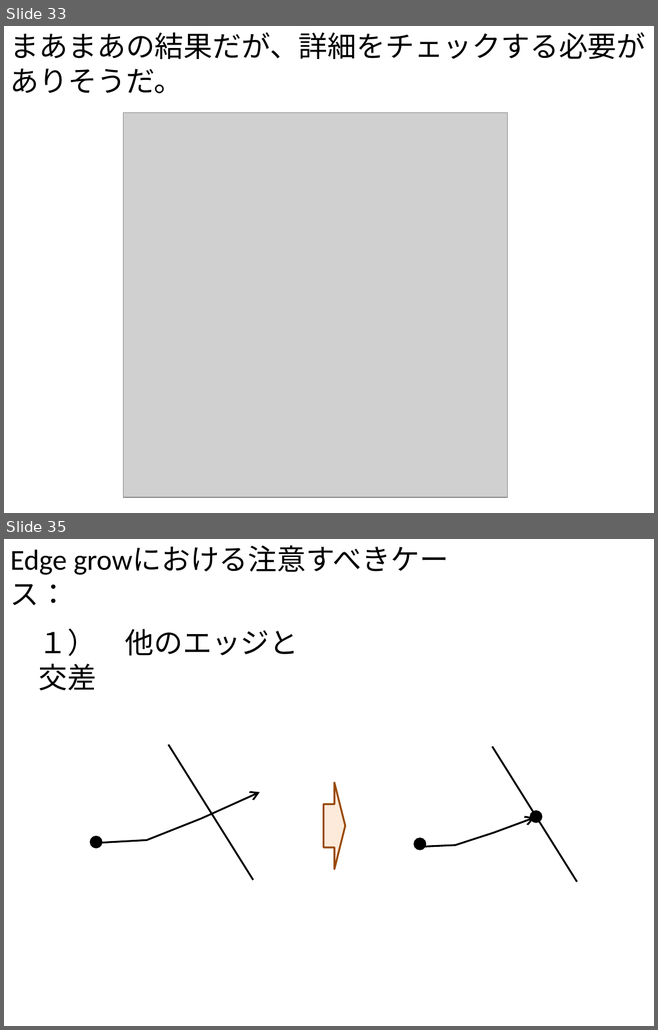
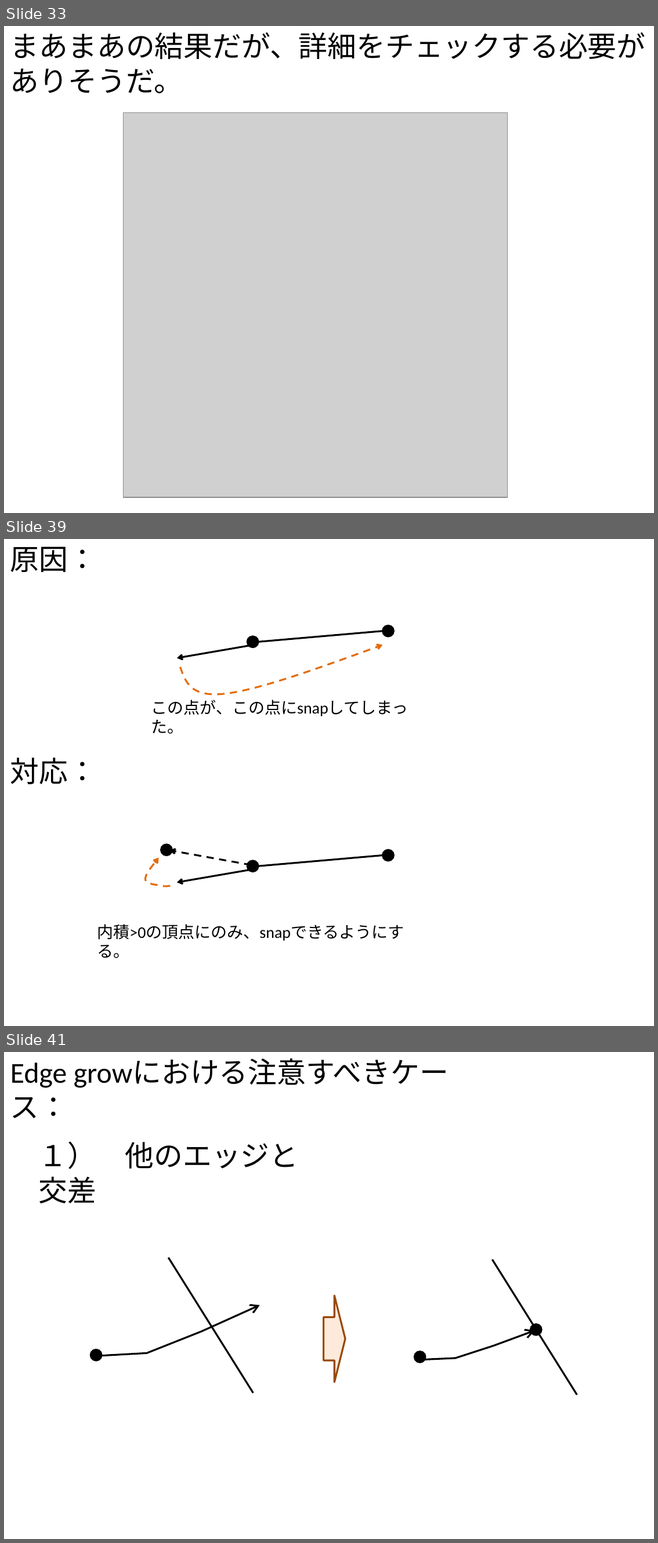
Before and after one commit to gnishida/RoadDesigner, a slide deck: RoadDesigner.pptx. Shown one above the other, each under a label of ours: slides 33 and 35 before the commit, slides 33, 39 and 41 after it; the slides between them are not shown. The pictures are 658x1030 and 658x1543 pixels, drawn with LibreOffice and Linux fonts; fonts in the diff are those of the drawing; grey boxes stand for pictures. Boxes give left, top, right and bottom in pixels: in the first picture for what was removed or moved away, otherwise in the second. Text is boxed around its words. In the diff, an @@ line names an element or a change of style, - is before the commit and + after.

```diff
--- a/RoadDesigner.pptx
+++ b/RoadDesigner.pptx
@@ slide 39 added at (4, 539, 654, 1026), background #FFFFFF @@
@@ text added at (10, 547, 97, 572), 32 pt, text #000000 @@
+原因：
@@ ellipse added at (383, 625, 394, 636), fill #000000, outline #000000 2 pt @@
@@ ellipse added at (247, 636, 258, 647), fill #000000, outline #000000 2 pt @@
@@ line added from (383, 631) to (258, 642), #000000 2 pt @@
@@ arrow added from (249, 646) to (177, 658), #000000 2 pt @@
@@ freeform shape added at (180, 645, 382, 694), outline #E46C0A 2 pt dashed @@
@@ text added at (151, 700, 408, 734), 18 pt, text #000000 @@
+この点が、この点にsnapしてしまった。
@@ text added at (10, 758, 97, 784), 32 pt, text #000000 @@
+対応：
@@ ellipse added at (161, 844, 172, 855), fill #000000, outline #000000 2 pt @@
@@ arrow added from (251, 865) to (170, 850), #000000 2 pt dashed @@
@@ ellipse added at (383, 850, 394, 861), fill #000000, outline #000000 2 pt @@
@@ freeform shape added at (145, 858, 170, 886), outline #E46C0A 2 pt dashed @@
@@ ellipse added at (247, 860, 258, 871), fill #000000, outline #000000 2 pt @@
@@ line added from (383, 855) to (258, 866), #000000 2 pt @@
@@ arrow added from (249, 870) to (177, 882), #000000 2 pt @@
@@ text added at (97, 924, 404, 958), 18 pt, text #000000 @@
+内積>0の頂点にのみ、snapできるようにする。
@@ what was slide 35 is now slide 41 @@
```
Also in this commit, not shown: 1 slide changed, 5 other slides added, 4 other files.
